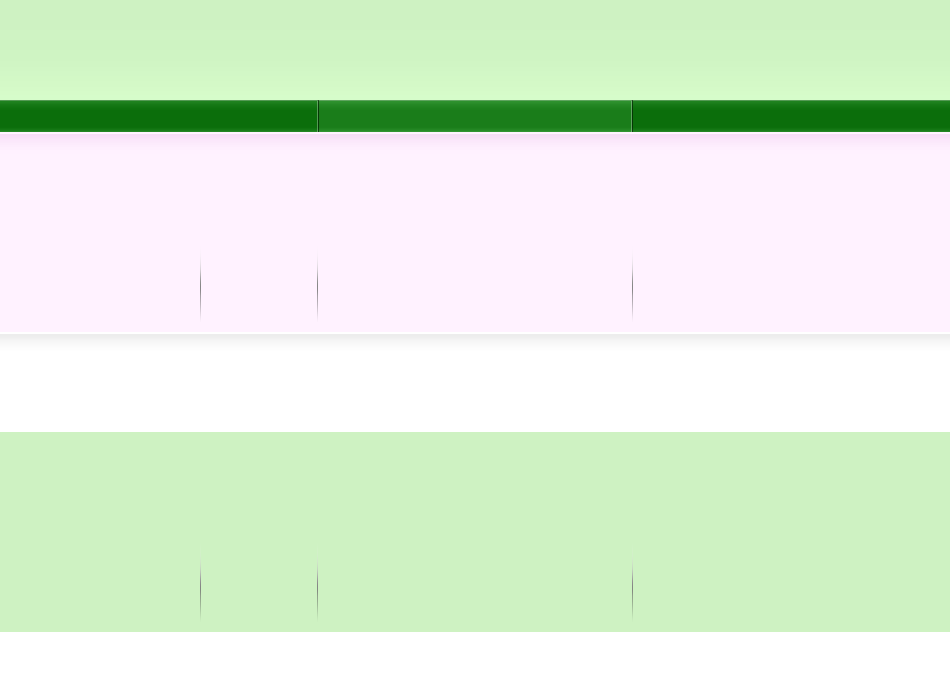
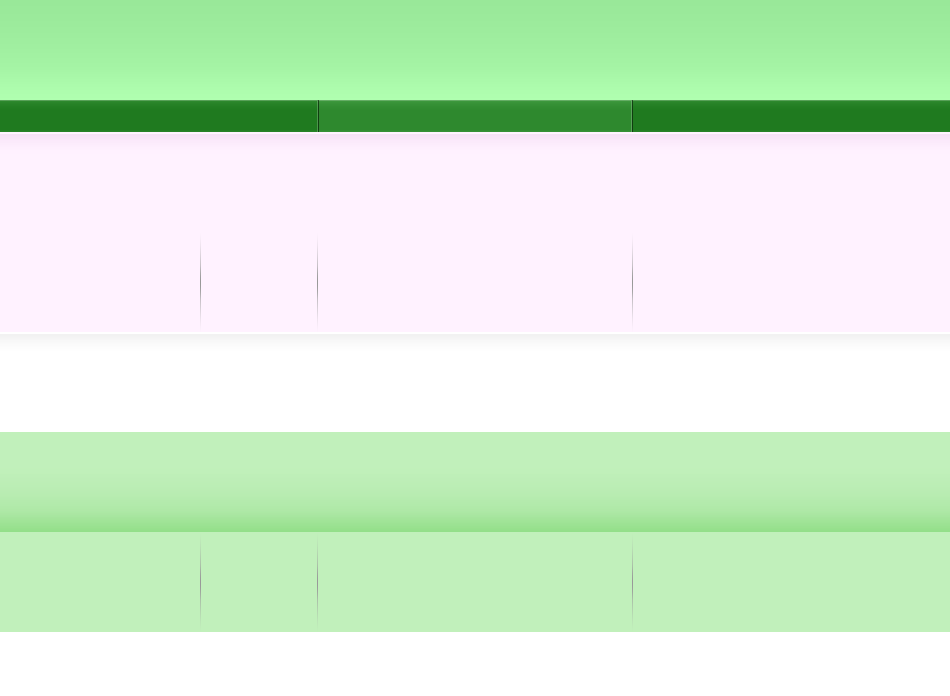
The second 950x696 image is a revision of the first. Changes to its layers:
painted on "navbar button" over <box>0,100,950,132</box>
painted on "header" over <box>0,0,950,100</box>
painted on "navbar" over <box>0,100,950,132</box>
painted on "footer widgets" over <box>0,432,950,532</box>
painted on "footer boxes" over <box>0,532,950,632</box>
